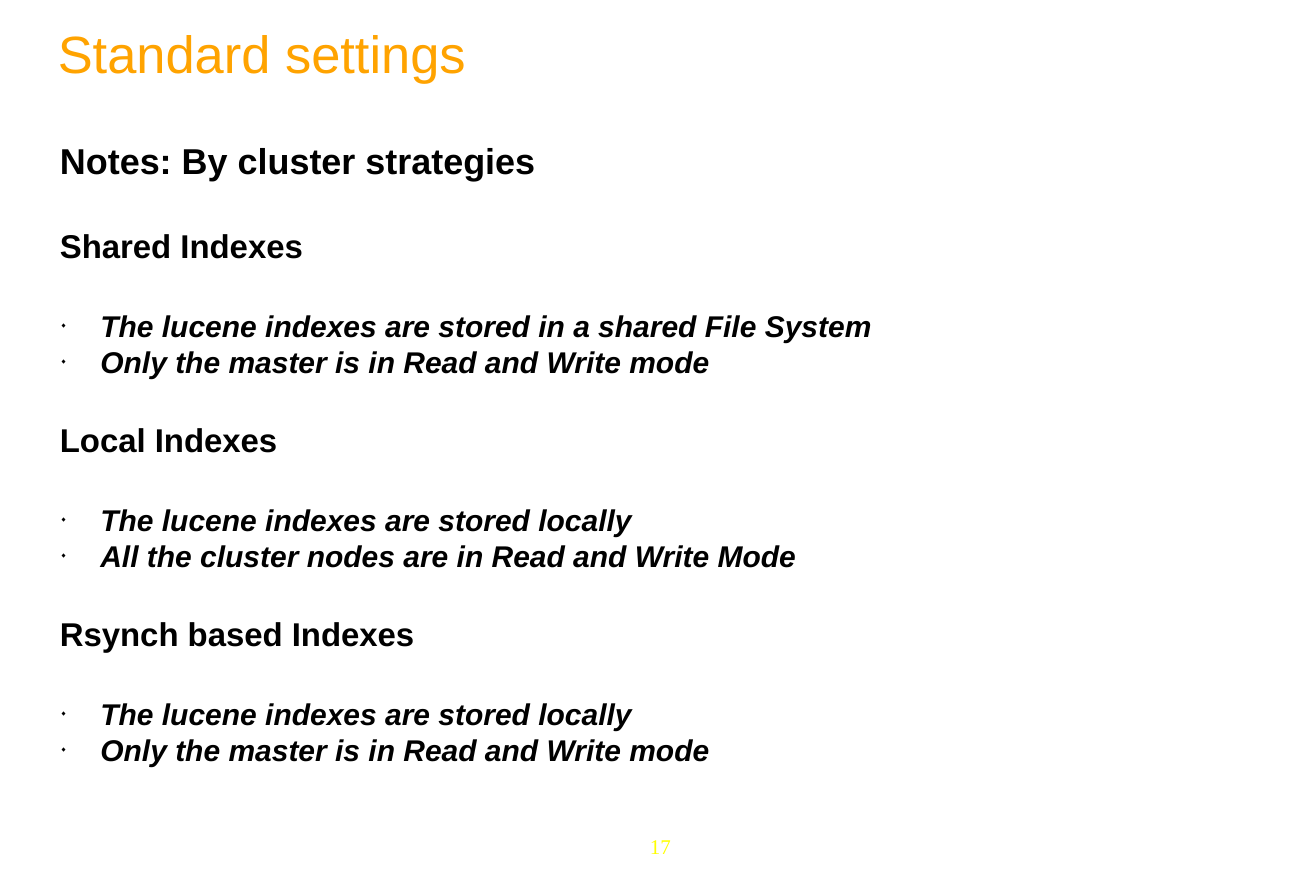
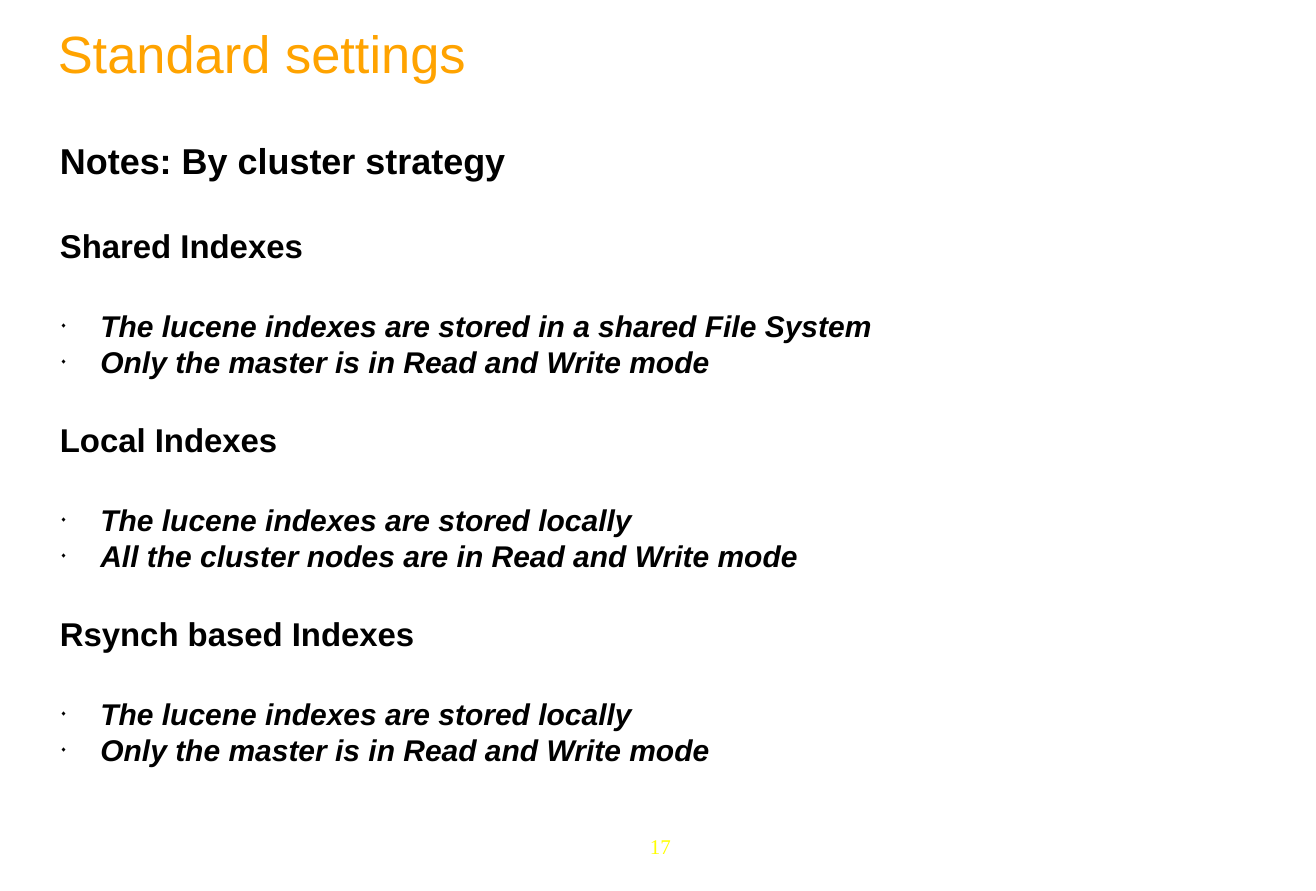
Before and after one commit to anhvurz90/training, a slide deck: slide 17 of JPP6-JCR/Day-5.pptx. Drawn at 1316x891 pixels with LibreOffice and Linux fonts; fonts in the diff are those of the drawing; background and template pictures are left out. Boxes give left, top, right and bottom in pixels: in the first picture for what was removed or moved away, otherwise in the second. Text is boxed around its words. In the diff, an @@ line names an element or a change of style, - is before the commit and + after.

```diff
--- a/JPP6-JCR/Day-5.pptx
+++ b/JPP6-JCR/Day-5.pptx
@@ text at (60, 148, 505, 181): text changed @@
-Notes: By cluster strategies
+Notes: By cluster strategy
@@ text at (100, 545, 798, 568): text changed @@
-◆ All the cluster nodes are in Read and Write Mode
+◆ All the cluster nodes are in Read and Write mode
```
Also in this commit, not shown: 3 other slides changed, 1 other file.
